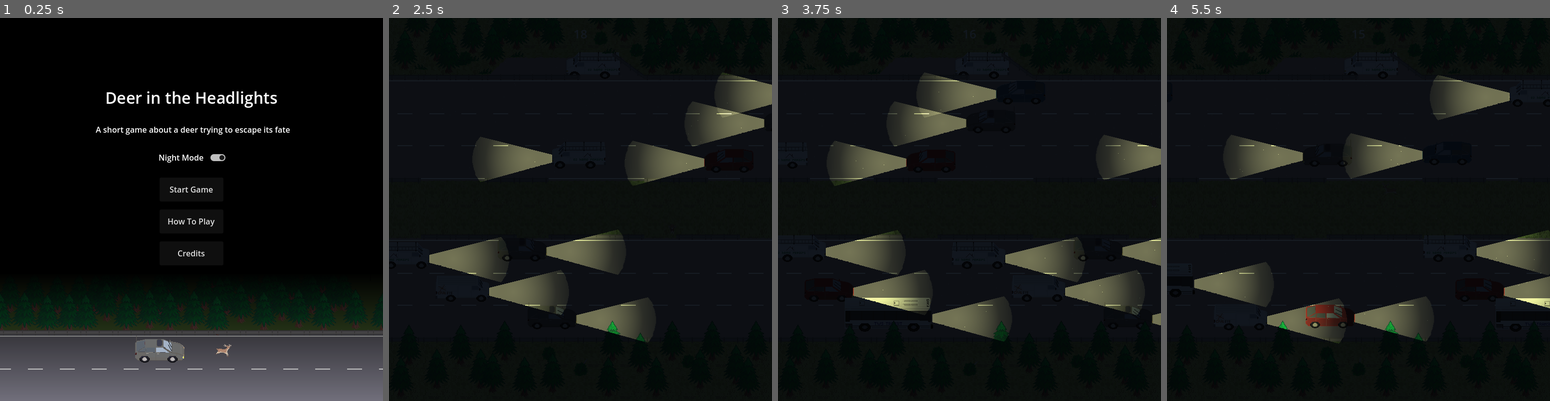
Above: before the commit, frames 1-4 (left to right).
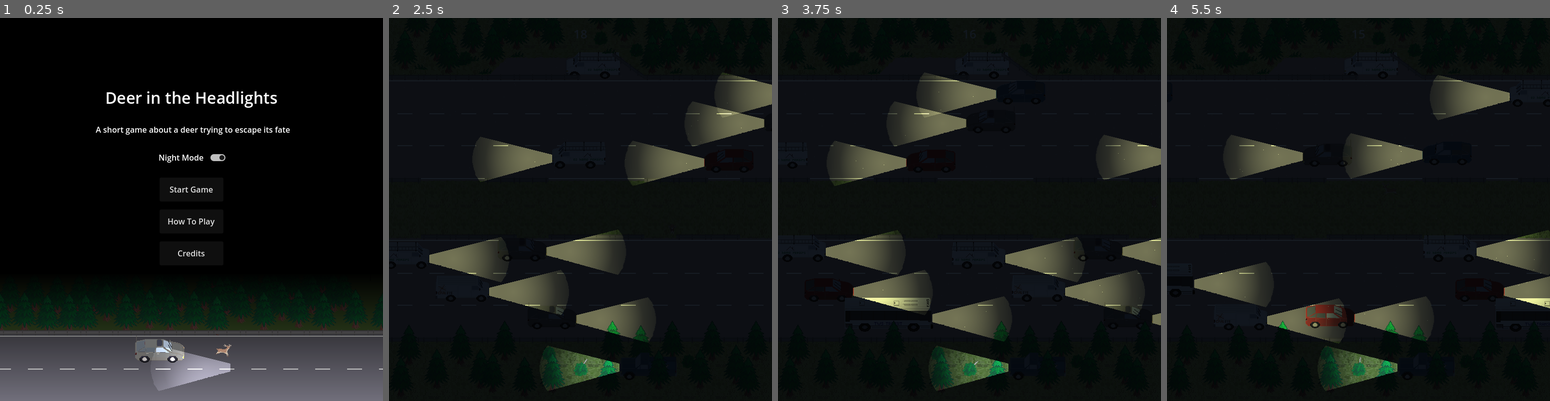
Above: after the commit, the same moments.

Repository: Pedro-T/deer-in-the-headlights
Game: Godot game, scene res://Main.tscn
Two runs of this game, one before a commit and one after it. Both use one fixed random seed, a clock stepped at 60 frames per second and the inputs below.
Inputs:
- Up to frame 1 (0.25 s): no input
- Up to frame 2 (2.5 s): click "Start Game" at 0.5 s; hold D (move_right) 1.28-2.03 s; hold S (move_down) from 2.03 s (still down)
- Up to frame 3 (3.75 s): release S (move_down) at 2.78 s; hold D (move_right) 2.78-3.53 s; hold W (move_up) from 3.53 s (still down)
- Up to frame 4 (5.5 s): release W (move_up) at 4.28 s; hold A (move_left) from 4.28 s (still down)

The runs differ from the first frame. In frame 1, 1.3% of the frame differs, in the area x 40-61%, y 85-98%; in frame 2, 1.4%, in the area x 40-68%, y 80-98%; in frame 3, 1.3%; in frame 4, 1.4%.

Commit message:
add illumination for hunter-bush

Diff:
--- a/deer-in-the-headlights/Main.tscn
+++ b/deer-in-the-headlights/Main.tscn
@@ -7,15 +7,17 @@
 [ext_resource type="Texture2D" uid="uid://cq618thcflnhw" path="res://stage/detail_background/pine_tree.png" id="3_wkp8b"]
 [ext_resource type="Texture2D" uid="uid://crqlae4p2dfho" path="res://stage/detail_background/grass_tuft.png" id="4_20pc6"]
 [ext_resource type="PackedScene" uid="uid://1rc7m7uqg837" path="res://stage/BlockerSmall.tscn" id="4_fpfj3"]
-[ext_resource type="Texture2D" uid="uid://cu6vi17c5jt5s" path="res://hunter/sprites/bush.png" id="5_c6i3y"]
+[ext_resource type="Texture2D" uid="uid://bjyt1phxj01ev" path="res://hunter/sprites/bush.png" id="5_c6i3y"]
 [ext_resource type="PackedScene" uid="uid://et1e86pvhcod" path="res://stage/gutter/VehicleGutter.tscn" id="6_lgr22"]
 [ext_resource type="PackedScene" uid="uid://ck3w8a1qo2gwx" path="res://stage/traffic/VehicleSpawnController.tscn" id="6_trn2v"]
 [ext_resource type="PackedScene" uid="uid://k8ejp0bpbay5" path="res://stage/traffic/VehicleSpawnNode.tscn" id="7_03owx"]
 [ext_resource type="PackedScene" uid="uid://crs4x04sgqv7i" path="res://overlay_screens/Screens.tscn" id="8_trn2v"]
 [ext_resource type="Script" uid="uid://cbohi6db1o0sh" path="res://game_success_trigger.gd" id="10_20pc6"]
 [ext_resource type="PackedScene" uid="uid://caiapp8k6gcx8" path="res://hunter/Hunter.tscn" id="11_5vvyt"]
+[ext_resource type="Texture2D" uid="uid://y5q5uh71jlwn" path="res://stage/night_mask/beam.png" id="14_5tuhn"]
 [ext_resource type="PackedScene" uid="uid://dg24wyfhb68mq" path="res://stage/BlockingVehicle.tscn" id="14_sc1dx"]
 [ext_resource type="Script" uid="uid://b4b7drov6i7bn" path="res://weather.gd" id="15_sc1dx"]
+[ext_resource type="Texture2D" uid="uid://47romdcb8460" path="res://vehicle/sprites/pickup_truck_deer.png" id="16_2gh4u"]
 [ext_resource type="AudioStream" uid="uid://cuvdm5r5njw3o" path="res://general_audio/rain.wav" id="16_kjvhd"]
 
 [sub_resource type="RectangleShape2D" id="RectangleShape2D_cm0pq"]
@@ -37,6 +39,21 @@
 
 [sub_resource type="RectangleShape2D" id="RectangleShape2D_wkp8b"]
 size = Vector2(100, 20)
+
+[sub_resource type="Animation" id="Animation_2gh4u"]
+length = 0.001
+tracks/0/type = "value"
+tracks/0/imported = false
+tracks/0/enabled = true
+tracks/0/path = NodePath(".:color")
+tracks/0/interp = 1
+tracks/0/loop_wrap = true
+tracks/0/keys = {
+"times": PackedFloat32Array(0),
+"transitions": PackedFloat32Array(1),
+"update": 0,
+"values": [Color(0.5569867, 0.9994206, 0.99999994, 0)]
+}
 
 [sub_resource type="Animation" id="Animation_5tuhn"]
 resource_name = "flash"
@@ -53,21 +70,6 @@
 "values": [Color(0.5569867, 0.9994206, 0.99999994, 0), Color(0.5568628, 1, 1, 0.7254902), Color(0.5568628, 1, 1, 0)]
 }
 
-[sub_resource type="Animation" id="Animation_2gh4u"]
-length = 0.001
-tracks/0/type = "value"
-tracks/0/imported = false
-tracks/0/enabled = true
-tracks/0/path = NodePath(".:color")
-tracks/0/interp = 1
-tracks/0/loop_wrap = true
-tracks/0/keys = {
-"times": PackedFloat32Array(0),
-"transitions": PackedFloat32Array(1),
-"update": 0,
-"values": [Color(0.5569867, 0.9994206, 0.99999994, 0)]
-}
-
 [sub_resource type="AnimationLibrary" id="AnimationLibrary_devvj"]
 _data = {
 &"RESET": SubResource("Animation_2gh4u"),
@@ -435,12 +437,12 @@
 
 [node name="PineTree35" type="Sprite2D" parent="Stage/BackgroundDetails"]
 y_sort_enabled = true
-position = Vector2(504, 672)
+position = Vector2(505, 657)
 texture = ExtResource("3_wkp8b")
 
 [node name="PineTree36" type="Sprite2D" parent="Stage/BackgroundDetails"]
 y_sort_enabled = true
-position = Vector2(536, 720)
+position = Vector2(541, 706)
 texture = ExtResource("3_wkp8b")
 
 [node name="PineTree37" type="Sprite2D" parent="Stage/BackgroundDetails"]
@@ -497,6 +499,15 @@
 [node name="Bush5" type="Sprite2D" parent="Stage/BackgroundDetails"]
 position = Vector2(600, 688)
 texture = ExtResource("5_c6i3y")
+
+[node name="HunterTruck" type="Sprite2D" parent="Stage/BackgroundDetails"]
+position = Vector2(520, 698)
+texture = ExtResource("16_2gh4u")
+hframes = 6
+
+[node name="PointLight2D" type="PointLight2D" parent="Stage/BackgroundDetails/HunterTruck"]
+position = Vector2(-150, 4)
+texture = ExtResource("14_5tuhn")
 
 [node name="Triggers" type="Node" parent="Stage"]
 
@@ -541,6 +552,7 @@
 }
 
 [node name="ColorRect" type="ColorRect" parent="Stage/Weather/LightningAnimation"]
+visible = false
 anchors_preset = 15
 anchor_right = 1.0
 anchor_bottom = 1.0
Not shown: 1 places in deer-in-the-headlights/Main.tscn that only renumber resources
Not shown: 1 places in deer-in-the-headlights/stage/tiles/stage_tiles.tres that only renumber resources
Not shown: 1 places in deer-in-the-headlights/vehicle/animations/car_hatch_gray.tres that only renumber resources
Not shown: 1 places in deer-in-the-headlights/vehicle/animations/car_hatch_red.tres that only renumber resources
